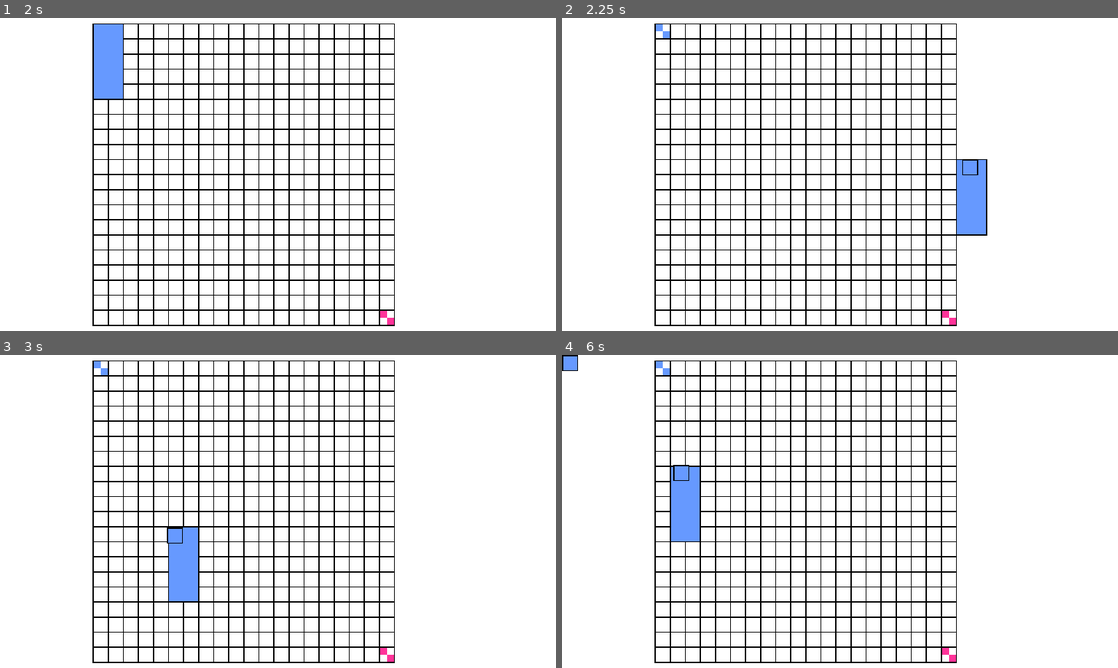
Above: before the commit, frames 1-4 (two rows, left to right).
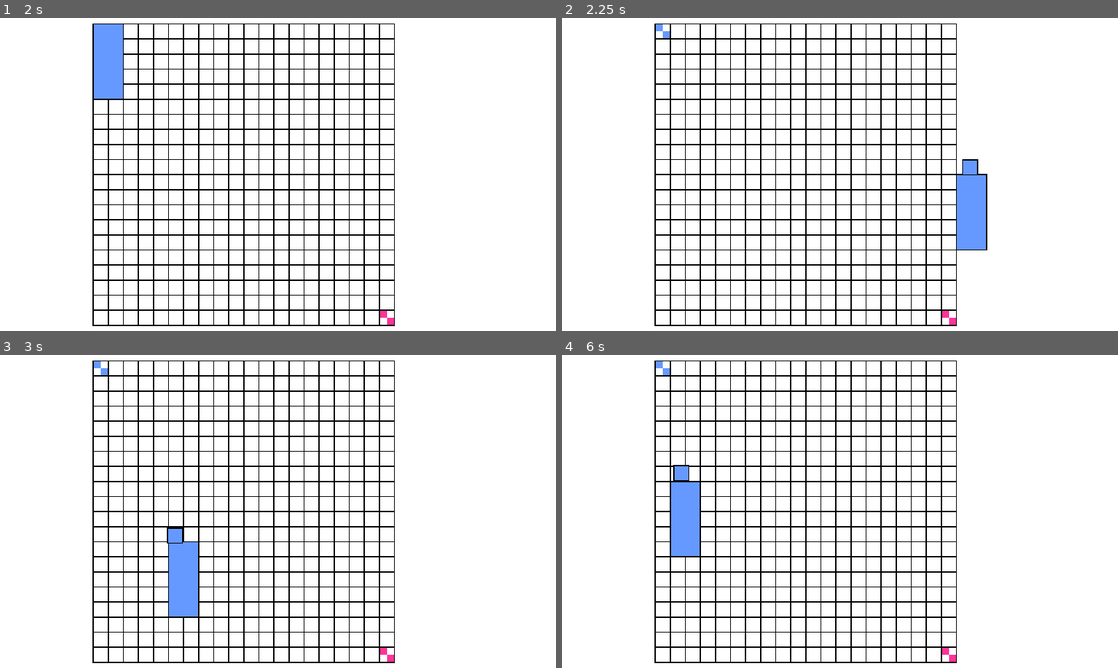
Above: after the commit, the same moments.

Repository: NLLK/BattleOfSquaresGodot
Game: Godot game, scene res://Scenes/startMenuScene.tscn
Two runs of this game, one before a commit and one after it. Both use one fixed random seed, a clock stepped at 60 frames per second and the inputs below.
Inputs (mouse positions are in pixels of both pictures, inside the frame that each line leads up to):
- Up to frame 1 (2 s): click "Start game" at 0.5 s; click "Start game" at 1.25 s
- Up to frame 2 (2.25 s): tap Enter at 2 s; move the mouse to (962, 158) at 2.02 s; click (962, 158) at 2.17 s
- Up to frame 3 (3 s): move the mouse to (166, 527) at 2.77 s; click (166, 527) at 2.92 s
- Up to frame 4 (6 s): move the mouse to (895, 442) at 3.52 s; click (895, 442) at 3.67 s; move the mouse to (812, 574) at 4.27 s; click (812, 574) at 4.42 s; move the mouse to (1006, 558) at 5.02 s; click (1006, 558) at 5.17 s; move the mouse to (673, 464) at 5.77 s; click (673, 464) at 5.92 s

Frame 1 is identical in both runs. In frame 2, 0.4% of the frame differs, in the area x 71-77%, y 45-75%; in frame 3, 0.4%; in frame 4, 0.5%, in the area x 0-25%, y 0-65%.
Error before the commit: Invalid call to function 'start' in base 'Object (scanningForEnd_script.gd)'. Expected 1 arguments. (res://Scripts/Game/gameMain_script.gd:310)

Commit message:
rebuilding end detection

Diff:
--- a/Scenes/SquareCursor.tscn
+++ b/Scenes/SquareCursor.tscn
@@ -9,7 +9,7 @@
 border_color = Color( 0, 0, 0, 1 )
 corner_detail = 1
 
-[node name="SquarePlayerOne" type="Control"]
+[node name="SquareCursor" type="Control"]
 anchor_right = 1.0
 anchor_bottom = 1.0
 margin_right = -1620.0
--- a/Scenes/SquarePlayerOne.tscn
+++ b/Scenes/SquarePlayerOne.tscn
@@ -21,7 +21,7 @@
 [node name="Area2DSquare" type="Area2D" parent="."]
 gravity = 0.0
 collision_layer = 2
-collision_mask = 2
+collision_mask = 3
 
 [node name="square" type="PanelContainer" parent="Area2DSquare"]
 anchor_left = -0.003
--- a/Scenes/gameScene.tscn
+++ b/Scenes/gameScene.tscn
@@ -20,8 +20,8 @@
 light_mask = 0
 script = ExtResource( 2 )
 __meta__ = {
-"_edit_horizontal_guides_": [ 18.0, 1062.0, 542.0, 1062.0 ],
-"_edit_vertical_guides_": [ 320.0, 1364.0 ]
+"_edit_horizontal_guides_": [ 18.0, 1062.0, 542.0, 1062.0, 1062.0 ],
+"_edit_vertical_guides_": [ 320.0, 1364.0, 1364.0 ]
 }
 
 [node name="errorTimer" type="Timer" parent="."]
@@ -31,13 +31,6 @@
 [node name="beforeEndTimer" type="Timer" parent="."]
 wait_time = 3.0
 one_shot = true
-
-[node name="SquarePlayerOne" type="Control" parent="."]
-anchor_right = 1.0
-anchor_bottom = 1.0
-__meta__ = {
-"_edit_use_anchors_": false
-}
 
 [node name="background" type="Area2D" parent="."]
 collision_layer = 3
@@ -5737,6 +5730,13 @@
 modulate = Color( 0, 0, 0, 0.596078 )
 margin_right = 1920.0
 margin_bottom = 1080.0
+__meta__ = {
+"_edit_use_anchors_": false
+}
+
+[node name="testingSquarePlace" type="Control" parent="."]
+margin_right = 40.0
+margin_bottom = 40.0
 __meta__ = {
 "_edit_use_anchors_": false
 }
--- a/Scripts/Game/gameMain_script.gd
+++ b/Scripts/Game/gameMain_script.gd
@@ -1,7 +1,19 @@
 extends Node
 
+const COLOR_TEAM_ONE = Color("6699ff")
+const COLOR_TEAM_TWO = Color("ff3399")
+const COLOR_ERROR = Color("ff0000")
+const COLOR_CLEAR = Color("ffffff")
+const FIELD_BORDERS = Vector2(1360,1058)
+const FIELD_START_POINT = Vector2(320,18)
+
+const PRINT_COLLIDERS_INFO = false
+
+enum GameStages {MENU, GENERATING, TESTING, TESTED, PLACING, END}
+
+var gameStage = GameStages.MENU
+
 var hideCursorSquare = true #defines do you need to show Square for Cursor or not
-var gameStarted = false #defines are you playing rn or using menu
 var cursorSquare #square for cursor
 var currentSquareToPlace #that square that player control rn and want to place
 var whoPlays = 0 #defines the team who plays
@@ -9,14 +21,44 @@
 var howManySquaresColliding = 0
 var collidingPlayersStartPoint = 0
 var bordersCollidingWithPlayer = {"player1": 0, "player2": 0}
-const COLOR_TEAM_ONE = Color("6699ff")
-const COLOR_TEAM_TWO = Color("ff3399")
-const COLOR_ERROR = Color("ff0000")
-const COLOR_CLEAR = Color("ffffff")
 var rotationFixVector = Vector2(0,0)
+var testingObject = {
+	"Square": null,
+	"Rotated": 0,
+	"SquareSize": Vector2(0,0),
+	"MinSize": 0, #when one size is bigger than another
+	"BiggerSize": 0
+}
+
+var gridSystem = {
+	"grid": [],
+	"playerOneMask": [],
+	"playerTwoMask": []
+}
+
+#var isItTheEnd = false
+
+var gameTime=0
 
 func _ready():
+	print("GameStage = ", gameStage)
+
+	gridSystem.grid = init_array(gridSystem.grid)
+	gridSystem.playerOneMask = init_array(gridSystem.playerOneMask)
+	gridSystem.playerTwoMask = init_array(gridSystem.playerTwoMask)
 	randomize()
+
+func init_array(array):
+
+	for x in range(20):
+		var col = []
+		col.resize(20)
+		array.append(col)
+
+	for x in range(20):
+		for y in range(20):
+			array[x][y] = 0
+	return array
 
 func _on_StartGameButton_button_up():
 	get_node("StartGameButton").hide()
@@ -28,20 +70,18 @@
 	add_child(cursorSquare)
 
 	cursorSquare.hide()
-
-	gameStarted = true
 	#TODO: сделать это действие по анимации рандома
-	start_dice_animation_orSmth()
+	generate_new_square()
 
 func _input(event):
-	if gameStarted == true:
+	if gameStage != GameStages.MENU:
 		if event is InputEventMouseButton:
 			if event.button_index == BUTTON_LEFT and not event.pressed:
 				_on_left_button_click(event.position)
 			if event.button_index == BUTTON_WHEEL_UP and event.pressed:
-				rotate_squareToPlace(-90)
+				rotate_square(currentSquareToPlace, -90)
 			if event.button_index == BUTTON_WHEEL_DOWN and event.pressed:
-				rotate_squareToPlace(90)
+				rotate_square(currentSquareToPlace, 90)
 		elif event is InputEventMouseMotion:
 			lastMousePosition = event.position
 			move_cursor(event.position)
@@ -51,25 +91,26 @@
 		showErrorOnPlacing()
 		return
 	else:
-		 place_squareToPlace(mouse_position)
+		 place_squareToPlace()
+
+func _process(delta):
+	gameTime+=delta
+
+	#if gameStage == GameStages.TESTING:
+		#testingForEnd()
+
+	return false
 
 func placingRules():
 	var answer: bool
 	answer = true
-	var area1 = get_PlayerSquares_node(0)
+	var area1 = get_PlayerSquares_node(0)#TODO: сделать единичную инициализацию
 	var area2 = get_PlayerSquares_node(1)
-
-	#var area1Array = area1.get_children()
-	#var area2Array = area2.get_children()
 
 	var area1ChildCount = area1.get_child_count()
 	var area2ChildCount = area2.get_child_count()
 
-	#var squarePosition = currentSquareToPlace.rect_position
-	#var squareSize = currentSquareToPlace.get_node("Area2DSquare").get_node("square").rect_size
-
 	if howManySquaresColliding != 0:
-		showErrorOnPlacing()
 		answer = false
 
 	if whoPlays == 0:
@@ -79,7 +120,6 @@
 		else:
 			if bordersCollidingWithPlayer.player1 == 0:
 				answer = false
-			else: bordersCollidingWithPlayer.player1 = 0
 
 	if whoPlays == 1:
 		if area2ChildCount == 0:
@@ -88,7 +128,6 @@
 		else:
 			if bordersCollidingWithPlayer.player2 == 0:
 				answer = false
-			else: bordersCollidingWithPlayer.player2 = 0
 
 	return answer
 
@@ -102,8 +141,8 @@
 		cursorSquare.visible = true
 		cursorSquare.rect_position = position
 
-		var x_pos = stepify(position.x-320, 52)+320
-		var y_pos = stepify(position.y, 52)+18
+		var x_pos = stepify(position.x-FIELD_START_POINT.x, 52)+FIELD_START_POINT.x
+		var y_pos = stepify(position.y+18, 52)+18
 
 		var currentSquarePos = Vector2(x_pos, y_pos)
 
@@ -112,46 +151,90 @@
 		cursorSquare.hide()
 
 func start_dice_animation_orSmth():
+	print("GameStage = ", "dice animation")
 	hideCursorSquare = true
-	generate_new_square()
+
+	pass #animation things
+
+	hideCursorSquare = false
 
 func generate_new_square():
 	var w = randi()%6 + 1
 	var h = randi()%6 + 1
+	gameStage = GameStages.GENERATING
+	print("GameStage = ", gameStage)
+	print("Generated new square: ", w, ":", h)
+
 	currentSquareToPlace = get_square(w, h)
-	currentSquareToPlace.rect_position = lastMousePosition
-	get_node("PlayerSquares").add_child(currentSquareToPlace)
-	hideCursorSquare = false
-	$beforeEndTimer.start()
-
-func place_squareToPlace(mouse_position):
+
+	hideCursorSquare = true
+
+	testingForEndInit(w,h)
+	#$beforeEndTimer.start()
+
+func place_squareToPlace():
 	#starts with clicking LMB
+	gameStage = GameStages.PLACING
+	print("GameStage = ", gameStage)
+
 	currentSquareToPlace.modulate = COLOR_CLEAR
 
+	var square = currentSquareToPlace.get_node("Area2DSquare/square")
+
+	var size_x = square.rect_size.x
+	var size_y = square.rect_size.y
+
+	var pos_x: int
+	var pos_y: int
+	pos_x = (currentSquareToPlace.rect_position.x-FIELD_START_POINT.x)/52
+	pos_y = (currentSquareToPlace.rect_position.y-FIELD_START_POINT.y)/52
+
+	var width: int
+	var height: int
+
+	width = (size_x - 4)/(56 - 4)
+	height = (size_y - 4)/(56 - 4)
+
+	if currentSquareToPlace.rect_rotation as int != 0:
+		if rotationFixVector.x !=0 and rotationFixVector.y !=0:
+			pos_x -= width
+			pos_y -= height
+		elif rotationFixVector.x !=0:
+			pos_x -= height
+		elif rotationFixVector.y !=0:
+			pos_y -= width
+
+		match currentSquareToPlace.rect_rotation as int:
+			90,-90, 270, -270:
+				var temp = width
+				width = height
+				height = temp
+			_:
+				pass
+
+	for x in range(pos_y, pos_y+height):
+		for y in range(pos_x, pos_x+width):
+			gridSystem.grid[x][y] = whoPlays+1
+
 	get_node("PlayerSquares").remove_child(currentSquareToPlace)
-
-	var x_pos = stepify(mouse_position.x-320, 52)+320
-	var y_pos = stepify(mouse_position.y, 52)+18
-
-	var currentSquareToPlacePos = Vector2(x_pos, y_pos)
-	currentSquareToPlace.rect_position = currentSquareToPlacePos + rotationFixVector
-
 	get_PlayerSquares_node(whoPlays).add_child(currentSquareToPlace)
 
+	change_team()
+	bordersCollidingWithPlayer.player1 = 0
+	bordersCollidingWithPlayer.player2 = 0
 	rotationFixVector = Vector2(0,0)
-
-	change_team()
-	start_dice_animation_orSmth() #just creates new square using get_square()
-
-func rotate_squareToPlace(angle):
-	currentSquareToPlace.rect_position -= rotationFixVector
+	generate_new_square()
+
+
+func rotate_square(square, angle):
+	square.rect_position -= rotationFixVector
 	rotationFixVector = Vector2(0,0)
-	currentSquareToPlace.rect_rotation +=angle
-	if currentSquareToPlace.rect_rotation >=360 or currentSquareToPlace.rect_rotation <=-360:
-		currentSquareToPlace.rect_rotation = 0
+	square.rect_rotation +=angle
+	if square.rect_rotation >=360 or square.rect_rotation <=-360:
+		square.rect_rotation = 0
 
 	var rotation: int
-	rotation = currentSquareToPlace.rect_rotation
+	rotation = square.rect_rotation
 	match rotation:
 		-270, 90:
 			#x-=4
@@ -165,7 +248,7 @@
 		_:
 			rotationFixVector = Vector2(0,0)
 
-	currentSquareToPlace.rect_position += rotationFixVector
+	square.rect_position += rotationFixVector
 
 func change_team():
 	if whoPlays == 0:
@@ -176,7 +259,6 @@
 		whoPlays = 0
 
 func get_square(width, height):
-		#get square of a sizes you need with team now plays
 	var squareScene
 	if whoPlays == 0:
 		squareScene = load("res://Scenes/SquarePlayerOne.tscn").instance()
@@ -215,7 +297,7 @@
 	collision.shape.extents = (sizeVector/2)-Vector2(4,4)
 	collision.position = (sizeVector/2)
 
-	collisionForBorders.shape.extents = (sizeVector/2) + Vector2(10,10)
+	collisionForBorders.shape.extents = (sizeVector/2) #+ Vector2(4,4)
 	collisionForBorders.position = (sizeVector/2)
 	squareScene.get_node("Area2DSquare").connect("area_exited", self, "_on_square_area_exited")
 	squareScene.get_node("Area2DSquare").connect("area_entered", self, "_on_square_area_entered")
@@ -227,66 +309,82 @@
 
 	if name_of_area == "Area2DSquare":
 		howManySquaresColliding+=1
-
+		if PRINT_COLLIDERS_INFO:
+			print(gameTime as String+" P", whoPlays+1, "; ", another_area.get_name()+ " enters square area sized "
+		 + another_area.get_node("square").rect_size.x as String + ";" + another_area.get_node("square").rect_size.y as String)
 
 func _on_square_area_exited(another_area):
 	var name_of_area = another_area.get_name()
 
 	if name_of_area == "Area2DSquare":
 		howManySquaresColliding-=1
+		if PRINT_COLLIDERS_INFO:
+			print(gameTime as String+" P", whoPlays+1, "; ", another_area.get_name()+ " leaves square area")
 
 func _on_background_area_entered(another_area):
 	if another_area.get_name() == "Area2DSquare":
 		howManySquaresColliding+=1
-		print("P", whoPlays+1, "; ", another_area.get_name()+ " enters background")
+		if PRINT_COLLIDERS_INFO:
+			print(gameTime as String+" P", whoPlays+1, "; ", another_area.get_name()+ " enters background")
 
 func _on_background_area_exited(another_area):
 	if another_area.get_name() == "Area2DSquare":
 		howManySquaresColliding-=1
-		print("P", whoPlays+1, "; ", another_area.get_name()+ " leaves background")
+		if PRINT_COLLIDERS_INFO:
+			print(gameTime as String+" P", whoPlays+1, "; ", another_area.get_name()+ " leaves background")
 
 func _on_borderPlayer1_area_entered(another_area):
+	var a = another_area.get_name()
 	if another_area.get_name() == "Area2DforBordersPlayerOne":
 		bordersCollidingWithPlayer.player1 += 1
-		print("P", whoPlays+1, "; ", another_area.get_name()+ " enters borderPlayer1_area")
+		if PRINT_COLLIDERS_INFO:
+			print(gameTime as String+" P", whoPlays+1, "; ", another_area.get_name()+ " enters borderPlayer1_area")
+		#print(bordersCollidingWithPlayer)
 
 func _on_borderPlayer1_area_exited(another_area):
 	if another_area.get_name() == "Area2DforBordersPlayerOne":
 		bordersCollidingWithPlayer.player1 -= 1
-		print("P", whoPlays+1, "; ", another_area.get_name()+ " leaves borderPlayer1_area")
+		if PRINT_COLLIDERS_INFO:
+			print(gameTime as String+" P", whoPlays+1, "; ", another_area.get_name()+ " leaves borderPlayer1_area")
+		#print(bordersCollidingWithPlayer)
 
 func _on_borderPlayer2_area_entered(another_area):
 	if another_area.get_name() == "Area2DforBordersPlayerTwo":
 		bordersCollidingWithPlayer.player2 += 1
-		print("P", whoPlays+1, "; ", another_area.get_name()+ " enters borderPlayer2_area")
-
+		if PRINT_COLLIDERS_INFO:
+			print(gameTime as String+" P", whoPlays+1, "; ", another_area.get_name()+ " enters borderPlayer2_area")
+		#print(bordersCollidingWithPlayer)
 
 func _on_borderPlayer2_area_exited(another_area):
 	if another_area.get_name() == "Area2DforBordersPlayerTwo":
 		bordersCollidingWithPlayer.player2 -= 1
-		print("P", whoPlays+1, "; ", another_area.get_name()+ " leaves borderPlayer2_area")
+		if PRINT_COLLIDERS_INFO:
+			print(gameTime as String+" P", whoPlays+1, "; ", another_area.get_name()+ " leaves borderPlayer2_area")
+		#print(bordersCollidingWithPlayer)
 
 func _on_playerOneStartPoints_area_entered(another_area):
 	if another_area.get_name() == "Area2DSquare":
 		collidingPlayersStartPoint = 1
-		print("P", whoPlays+1, "; ", another_area.get_name()+ " enters playerOneStartPoints_area")
+		if PRINT_COLLIDERS_INFO:
+			print(gameTime as String+" P", whoPlays+1, "; ", another_area.get_name()+ " enters playerOneStartPoints_area")
 
 func _on_playerOneStartPoints_area_exited(another_area):
 	if another_area.get_name() == "Area2DSquare":
 		collidingPlayersStartPoint = 0
-		print("P", whoPlays+1, "; ", another_area.get_name()+ " leaves playerOneStartPoints_area")
-
+		if PRINT_COLLIDERS_INFO:
+			print(gameTime as String+" P", whoPlays+1, "; ", another_area.get_name()+ " leaves playerOneStartPoints_area")
 
 func _on_playerTwoStartPoints_area_entered(another_area):
 	if another_area.get_name() == "Area2DSquare":
 		collidingPlayersStartPoint = 2
-		print("P", whoPlays+1, "; ", another_area.get_name()+ " enters playerTwoStartPoints_area")
-
+		if PRINT_COLLIDERS_INFO:
+			print(gameTime as String+" P", whoPlays+1, "; ", another_area.get_name()+ " enters playerTwoStartPoints_area")
 
 func _on_playerTwoStartPoints_area_exited(another_area):
 	if another_area.get_name() == "Area2DSquare":
 		collidingPlayersStartPoint = 0
-		print("P", whoPlays+1, "; ", another_area.get_name()+ " leaves playerTwoStartPoints_area")
+		if PRINT_COLLIDERS_INFO:
+			print(gameTime as String+" P", whoPlays+1, "; ", another_area.get_name()+ " leaves playerTwoStartPoints_area")
 
 func get_PlayerSquares_node(team):
 	if team == 0:
@@ -301,11 +399,164 @@
 	else:
 		cursorSquare.modulate = COLOR_TEAM_TWO
 
-func _on_beforeEndTimer_timeout():
-	var scanning = ScanningForEnd.new()
-	var testingSquare = get_square(1, 1)
-	testingSquare.set_name("testingSquare")
-	add_child(testingSquare)
-
-	scanning.start()
-	pass # Replace with function body.
+func testingForEndInit(width, height):
+
+	gameStage = GameStages.TESTING
+	print("GameStage = ", gameStage)
+
+	var area1ChildCount = get_PlayerSquares_node(0).get_child_count()
+	var area2ChildCount = get_PlayerSquares_node(1).get_child_count()
+#
+	for x in range(20):
+		print(gridSystem.grid[x])
+
+	if area1ChildCount == 0 or area2ChildCount == 0 or testingForEnd(width, height) == false:
+		gameStage = GameStages.TESTED
+#		if testingObject.Square != null:
+#			testingObject.Square.free()
+		get_node("PlayerSquares").add_child(currentSquareToPlace)
+		currentSquareToPlace.rect_position = lastMousePosition
+		rotationFixVector = Vector2(0,0)
+		start_dice_animation_orSmth()
+	pass
+func testingForEnd(width, height):
+	var answer = true
+	var grid = gridSystem.grid
+
+	var minSize = width
+	var maxSize = width
+
+	if width > height:
+		maxSize = width
+		minSize = height
+	elif width < height:
+		maxSize = height
+		minSize = width
+
+	for x in range(0, 20-minSize):
+		for y in range(0,20-maxSize):
+			if (x==0 and y==0) or (x == 19 and y==19):
+				continue
+			if grid[x][y] != 0:
+				continue
+
+			for rotated in range(1):
+				var isBreak = false
+
+				var temp_width = width
+				var temp_height = height
+
+				if rotated == 1:
+					temp_width = height
+					temp_height = width
+
+				if (x+temp_width > 19 and y+temp_height > 19):
+					continue
+				for i in range(temp_width):
+					for j in range(temp_height):
+						if (grid[x+i][y+j] !=0):
+							isBreak = true
+							break
+						pass
+					if isBreak == true:
+						break
+					pass
+
+				if isBreak == true:
+					answer = true
+					continue
+				else:
+
+					#добавить проверку на наличие рядом других блоков того же
+					#цвета по окончанию проверки
+
+					answer = false
+					return answer
+				pass
+			pass
+		pass
+
+#
+#	testingObject.Square = currentSquareToPlace.duplicate()
+#	testingObject.Square.set_name("testingSquare")
+#	var scene = testingObject.Square
+#
+#	testingObject.SquareSize = scene.get_node("Area2DSquare").get_node("square").rect_size
+#	var position
+#	if whoPlays == 0:
+#		position = FIELD_START_POINT + Vector2(52,0)
+#	else:
+#		position = FIELD_BORDERS - Vector2(52,52)
+#
+#	testingObject.Square.rect_position = position
+#
+#	if testingObject.SquareSize.x > testingObject.SquareSize.y:
+#		testingObject.MinSize = testingObject.SquareSize.y
+#		testingObject.BiggerSize = testingObject.SquareSize.x
+#	else:
+#		testingObject.MinSize = testingObject.SquareSize.x
+#		testingObject.BiggerSize = testingObject.SquareSize.y
+#
+#
+#	add_child(testingObject.Square)
+#
+#	print(gameTime as String+" T ; testingSquare placed")
+#	return false
+#
+#func testingForEnd():
+#	var found = false #change to false by default
+#
+#	var area1 = get_PlayerSquares_node(0)
+#	var area2 = get_PlayerSquares_node(1)
+#
+#	var area1ChildCount = area1.get_child_count()
+#	var area2ChildCount = area2.get_child_count()
+#
+#	if area1ChildCount == 0 or area2ChildCount == 0:
+#		found = true
+#	if found != true:
+#		if placingRules() == true:
+#			found = true
+#		else:
+#			if whoPlays == 0:
+#				var howCloseToBorder = testingObject.Square.rect_position.x + testingObject.MinSize
+#				if howCloseToBorder <= FIELD_BORDERS.x:
+#					if testingObject.Rotated == 0:
+#						rotate_square(testingObject.Square, -90)
+#						testingObject.Square.rect_position += Vector2(0, testingObject.SquareSize.x)
+#						testingObject.Rotated = 1
+#					else:
+#						testingObject.Rotated = 0
+#						rotate_square(testingObject.Square, 90)
+#						testingObject.Square.rect_position -= Vector2(0, testingObject.SquareSize.x)
+#						testingObject.Square.rect_position += Vector2(52, 0)
+#				else:
+#					testingObject.Square.rect_position.x = FIELD_START_POINT.x
+#					if (testingObject.Square.rect_position.y + testingObject.BiggerSize < FIELD_BORDERS.y):
+#						testingObject.Square.rect_position.y += 52
+#			else:
+#				if testingObject.Square.rect_position.x >= FIELD_START_POINT.x:
+#					if testingObject.Rotated == 0:
+#						rotate_square(testingObject.Square, -90)
+#						#testingObject.Square.rect_position -= Vector2(0, testingObject.SquareSize.x)
+#						testingObject.Rotated = 1
+#					else:
+#						testingObject.Rotated = 0
+#						rotate_square(testingObject.Square, 90)
+#						#testingObject.Square.rect_position += Vector2(0, testingObject.SquareSize.x)
+#						testingObject.Square.rect_position -= Vector2(52, 0)
+#				else:
+#					testingObject.Square.rect_position.x = FIELD_BORDERS.x
+#					testingObject.Square.rect_position.y -= 52
+#
+#	#нужно все же пропускать те кубы, в которые точно есть попадание
+#	if found == true:
+#		gameStage = GameStages.TESTED
+#		if testingObject.Square != null:
+#			testingObject.Square.free()
+#		get_node("PlayerSquares").add_child(currentSquareToPlace)
+#		currentSquareToPlace.rect_position = lastMousePosition
+#		rotationFixVector = Vector2(0,0)
+#		start_dice_animation_orSmth()
+#
+#
--- a/scanningForEnd_script.gd
+++ b/scanningForEnd_script.gd
@@ -2,10 +2,57 @@
 class_name ScanningForEnd
 
 var squareToPlace
+var area1
+var area2
+var whoPlays
 
+var isCollingWithSquares = false
+var bordersCollidingWithPlayer = {"player1": 0, "player2": 0}
 func _ready():
 	pass
 
-func start(squareToPlace):
+func start(squareToPlace, area1, area2, whoPlays):
 	self.squareToPlace = squareToPlace
+	self.area1 = area1
+	self.area2 = area2
+	self.whoPlays = whoPlays
+	mainLoop()
+
+func mainLoop():
 	pass
+
+func collidesWithSquare(whichSquare):
+	pass
+func collidesWithBackground():
+	pass
+func haveCommonBorder(borderInfo):
+
+	pass
+
+func placingRules():
+	var answer: bool
+	answer = true
+
+	#var area1Array = area1.get_children()
+	#var area2Array = area2.get_children()
+
+	var area1ChildCount = area1.get_child_count()
+	var area2ChildCount = area2.get_child_count()
+
+	#var squarePosition = currentSquareToPlace.rect_position
+	#var squareSize = currentSquareToPlace.get_node("Area2DSquare").get_node("square").rect_size
+
+	if isCollingWithSquares != 0:
+		answer = false
+
+	if whoPlays == 0:
+		if bordersCollidingWithPlayer.player1 == 0:
+			answer = false
+		else: bordersCollidingWithPlayer.player1 = 0
+
+	if whoPlays == 1:
+		if bordersCollidingWithPlayer.player2 == 0:
+			answer = false
+		else: bordersCollidingWithPlayer.player2 = 0
+
+	return answer
Not shown, changed: .gitignore
